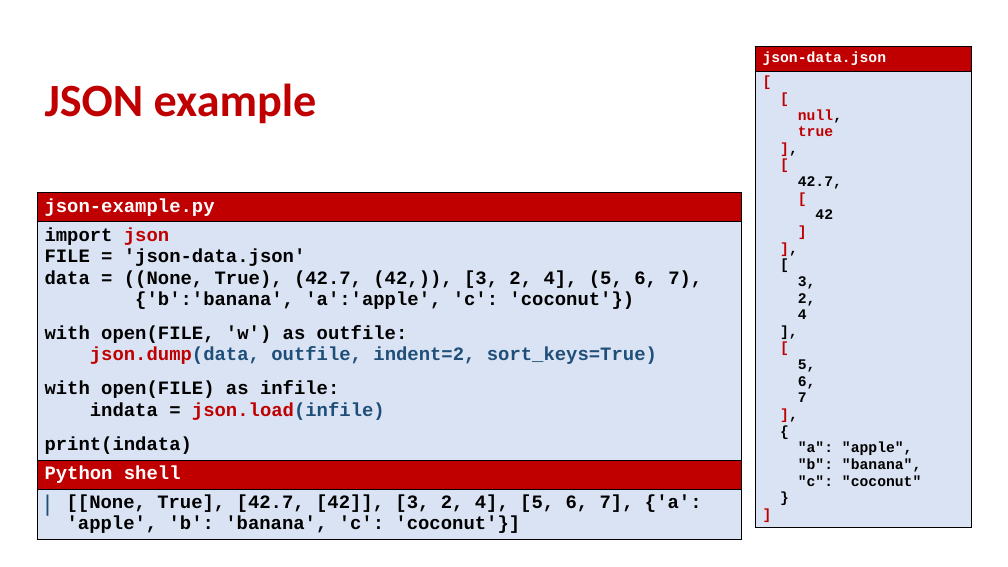
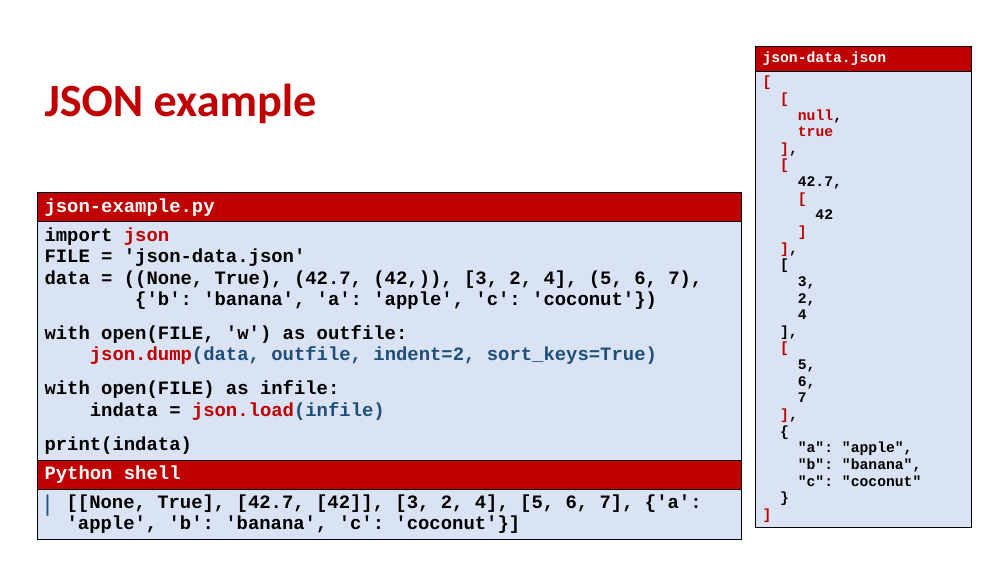
Before and after one commit to gsbrodal/gsbrodal.github.io, a slide deck: slide 12 of ipsa/slides/text.pptx. Drawn at 1008x567 pixels with LibreOffice and Linux fonts; fonts in the diff are those of the drawing. Boxes give left, top, right and bottom in pixels: in the first picture for what was removed or moved away, otherwise in the second. Text is boxed around its words. In the diff, an @@ line names an element or a change of style, - is before the commit and + after.

```diff
--- a/ipsa/slides/text.pptx
+++ b/ipsa/slides/text.pptx
@@ table at (37,193,742,556) @@
-row 2, column 1: import json FILE = 'json-data.json' / data = ((None, True), (42.7, (42,)), [3, 2, 4], (5, 6, 7), / {'b':'banana', 'a':'apple', 'c': 'coconut'}) / with open(FILE, 'w') as outfile: / json.dump(data, outfile, indent=2, sort_keys=True) / with open(FILE) as infile: / indata = json.load(infile) / print(indata)
+row 2, column 1: import json FILE = 'json-data.json' / data = ((None, True), (42.7, (42,)), [3, 2, 4], (5, 6, 7), / {'b': 'banana', 'a': 'apple', 'c': 'coconut'}) / with open(FILE, 'w') as outfile: / json.dump(data, outfile, indent=2, sort_keys=True) / with open(FILE) as infile: / indata = json.load(infile) / print(indata)
```
Also in this commit, not shown: 3 other slides changed, 4 other files.
